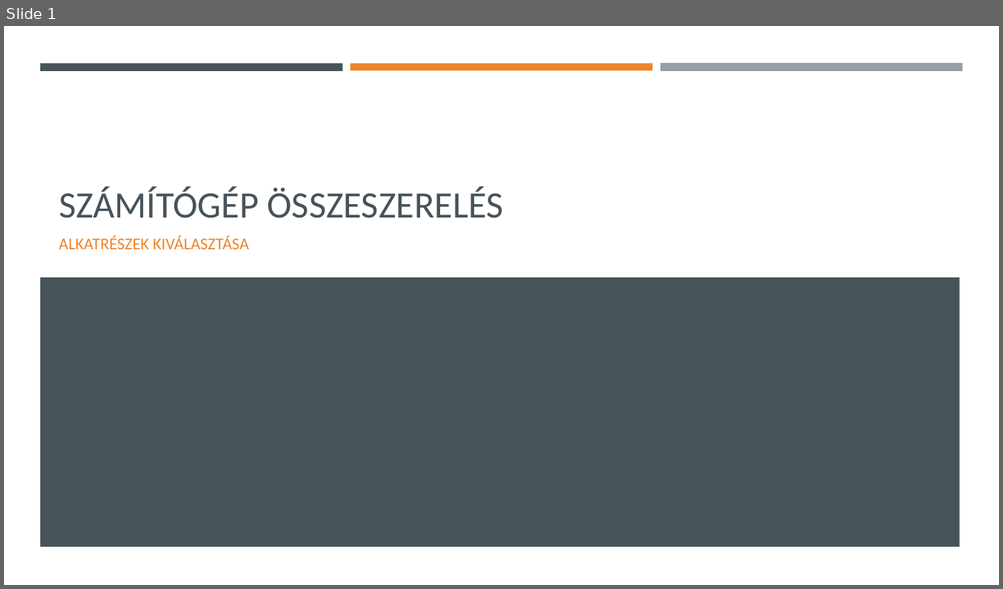
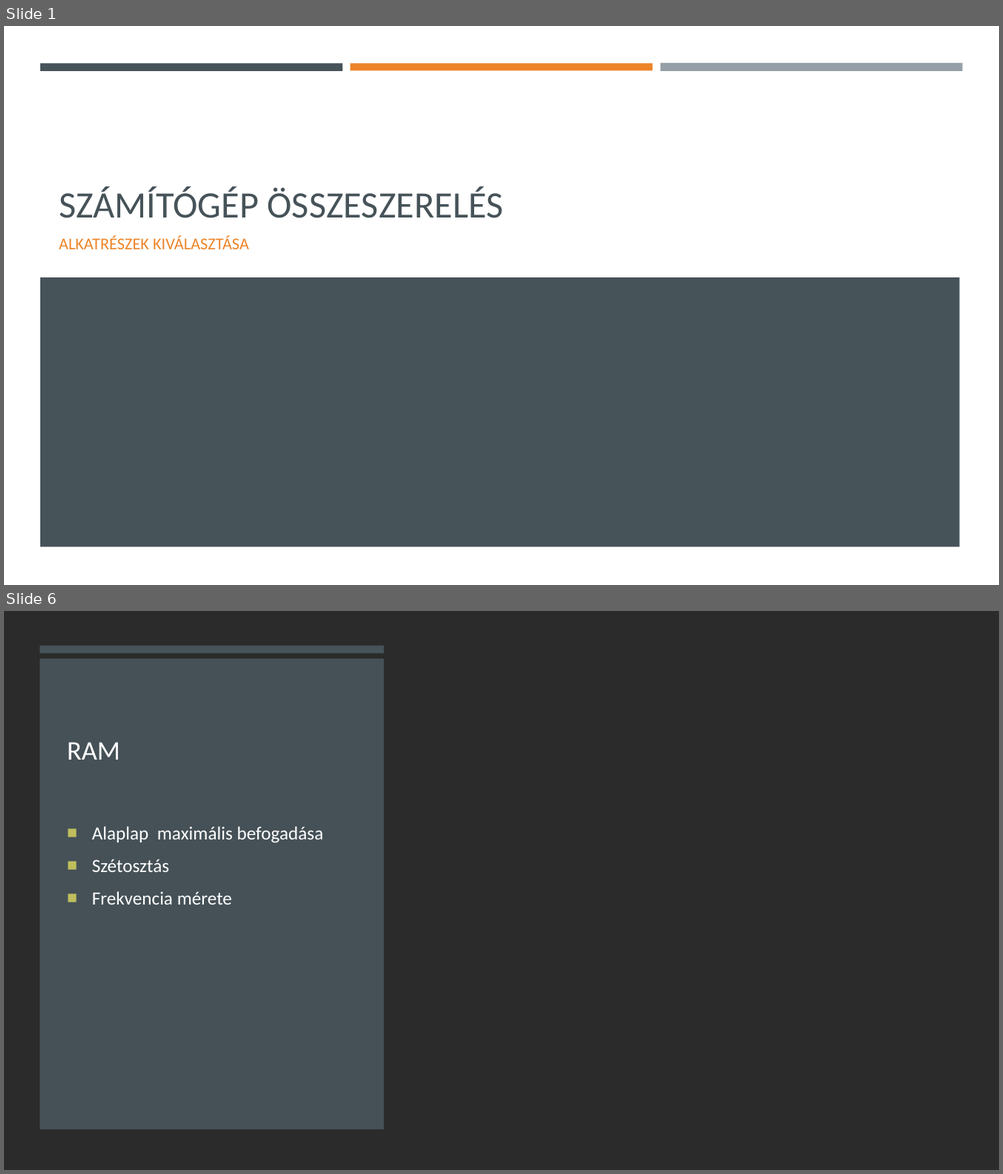
Before and after one commit to KovagoLevente/Paprika, a slide deck: Bemutató1.pptx. Shown one above the other, each under a label of ours: slide 1 before the commit, slides 1 and 6 after it; the slides between them are not shown. The pictures are 1003x589 and 1003x1174 pixels, drawn with LibreOffice and Linux fonts; fonts in the diff are those of the drawing; background and template pictures are left out; a plain dark background stands for a picture behind light text. Boxes give left, top, right and bottom in pixels: in the first picture for what was removed or moved away, otherwise in the second. Text is boxed around its words. In the diff, an @@ line names an element or a change of style, - is before the commit and + after.

```diff
--- a/Bemutató1.pptx
+++ b/Bemutató1.pptx
@@ slide 6 added at [4,611,999,1170], background picture (left out) @@
@@ rectangle added at [4,611,999,1170], fill #FFFFFF @@
@@ rectangle added at [40,645,384,652], fill #465359 @@
@@ rectangle added at [40,659,384,1130], fill #465359 at 97% opacity @@
@@ title added at [67,742,120,760], 26 pt, text #FFFFFF @@
+RAM
@@ text added at [92,826,324,905], 18 pt, text #FFFFFF @@
+■ Alaplap maximális befogadása
+■ Szétosztás
+■ Frekvencia mérete
```
Also in this commit, not shown: 2 slides changed, 8 other slides added, 9 slides removed.
